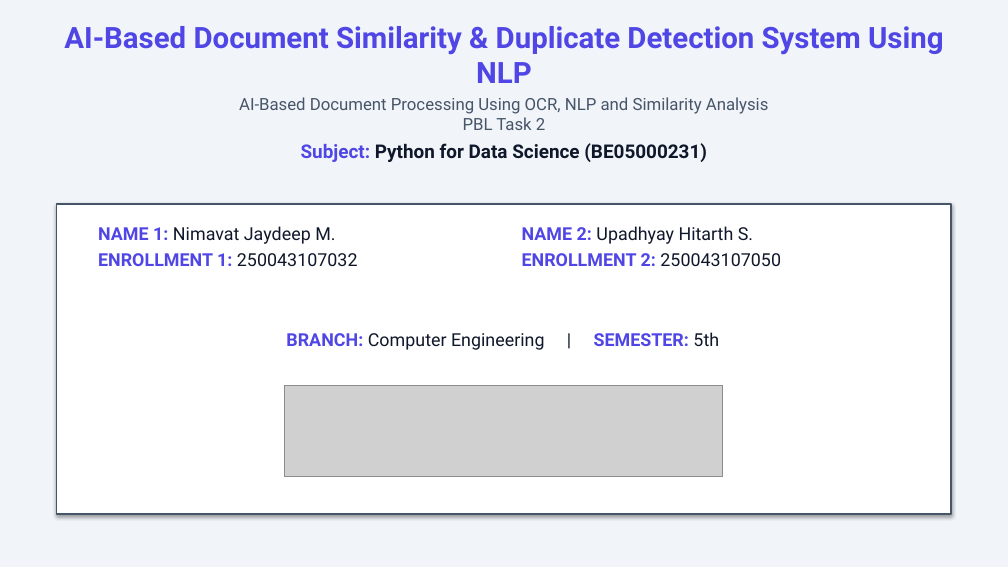
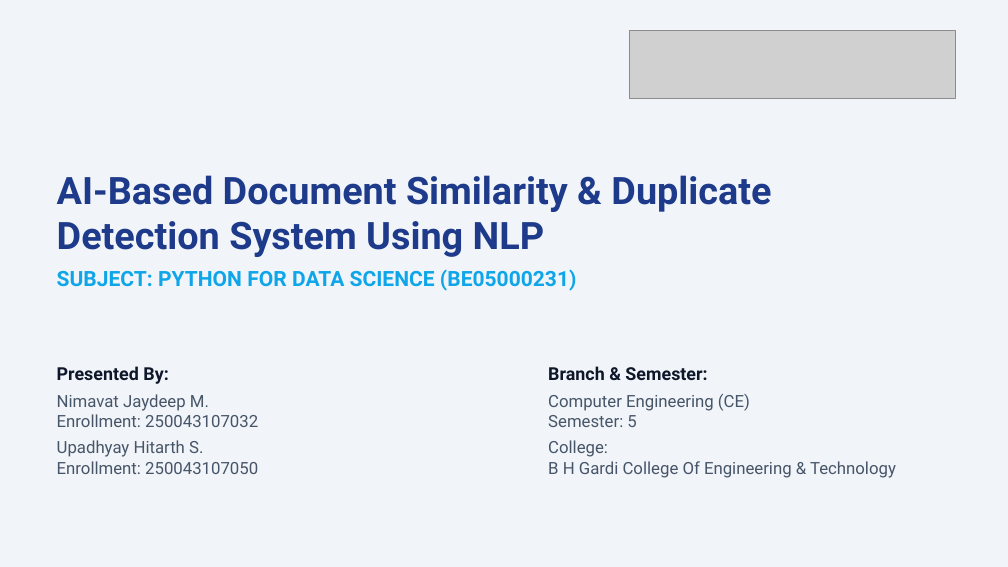
Before and after one commit to Jaydeep131/DocumentSimilarityDetector, a slide deck: slide 1 of AI_Based_Document_Similarity_Duplicate_Detection_NLP_PBL.pptx. Drawn at 1008x567 pixels with LibreOffice and Linux fonts; fonts in the diff are those of the drawing; grey boxes stand for pictures. Boxes give left, top, right and bottom in pixels: in the first picture for what was removed or moved away, otherwise in the second. Text is boxed around its words. In the diff, an @@ line names an element or a change of style, - is before the commit and + after.

Commit message:
Integrate user's custom circuit background image into PPTX

```diff
--- a/AI_Based_Document_Similarity_Duplicate_Detection_NLP_PBL.pptx
+++ b/AI_Based_Document_Similarity_Duplicate_Detection_NLP_PBL.pptx
@@ text removed at (x1=64, y1=26, x2=943, y2=130) @@
-AI-Based Document Similarity & Duplicate Detection System Using NLP
-AI-Based Document Processing Using OCR, NLP and Similarity Analysis
-PBL Task 2
@@ picture resized from (x1=284, y1=386, x2=723, y2=476) to (x1=630, y1=30, x2=955, y2=98) @@
@@ text at (x1=57, y1=175, x2=771, y2=291): text changed; size 18 to 36 pt; text colour #0F172A to #1E3A8A @@
-Subject: Python for Data Science (BE05000231)
+AI-Based Document Similarity & Duplicate
+Detection System Using NLP
+SUBJECT: PYTHON FOR DATA SCIENCE (BE05000231)
@@ rectangle removed at (x1=57, y1=204, x2=951, y2=514) @@
@@ text removed at (x1=98, y1=226, x2=358, y2=266) @@
-NAME 1: Nimavat Jaydeep M.
-ENROLLMENT 1: 250043107032
@@ text removed at (x1=522, y1=226, x2=781, y2=266) @@
-NAME 2: Upadhyay Hitarth S.
-ENROLLMENT 2: 250043107050
@@ text removed at (x1=286, y1=332, x2=719, y2=350) @@
-BRANCH: Computer Engineering | SEMESTER: 5th
@@ text added at (x1=57, y1=366, x2=258, y2=474), 16 pt, text #475569 @@
+Presented By:
+Nimavat Jaydeep M.
+Enrollment: 250043107032
+Upadhyay Hitarth S.
+Enrollment: 250043107050
@@ text added at (x1=548, y1=366, x2=896, y2=478), 16 pt, text #475569 @@
+Branch & Semester:
+Computer Engineering (CE)
+Semester: 5
+College:
+B H Gardi College Of Engineering & Technology
```
Also in this commit, not shown: 30 other slides changed, 3 other files.
